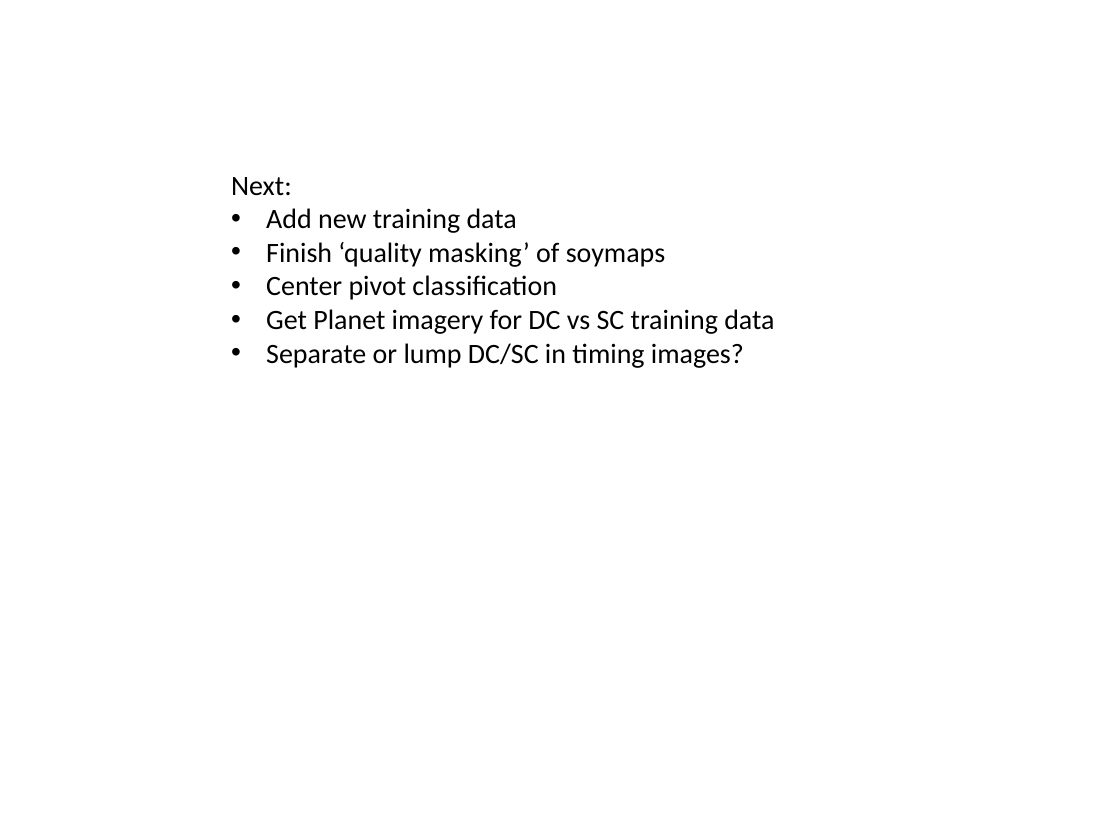
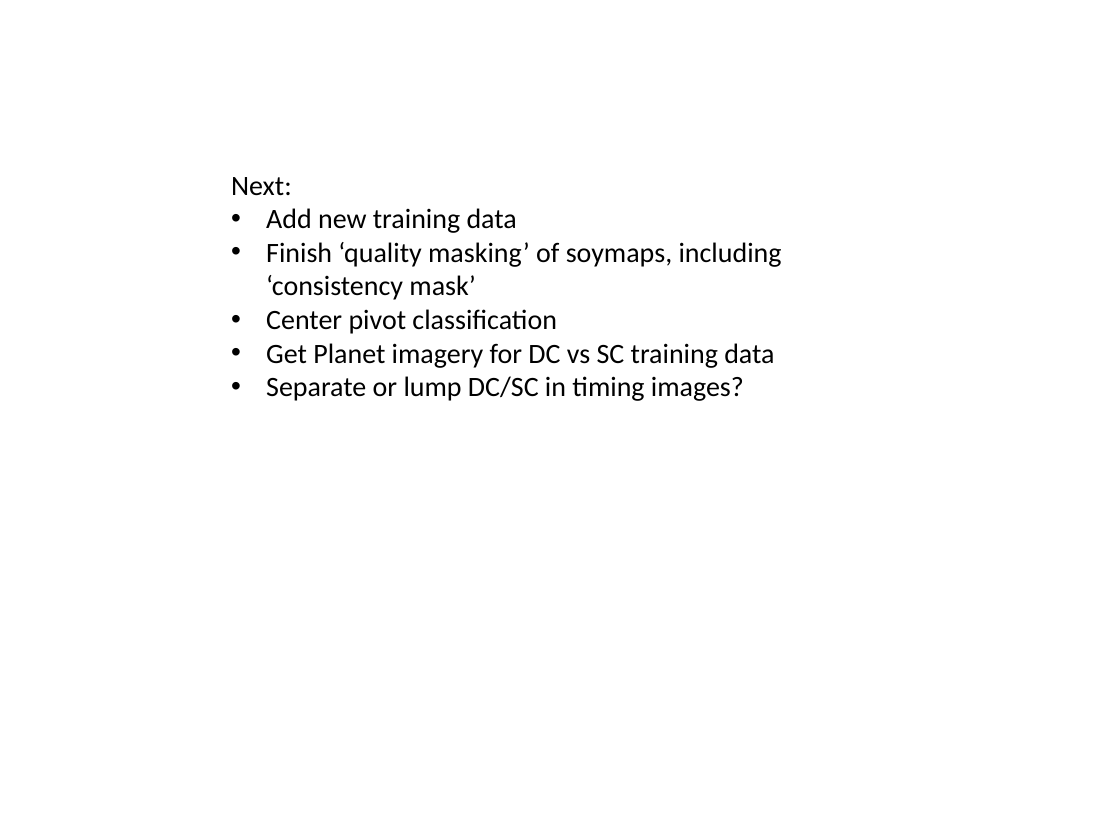
Before and after one commit to minghui-zhang/Meeting, a slide deck: slide 5 of January 19 2019.pptx. Drawn at 1120x840 pixels with LibreOffice and Linux fonts; fonts in the diff are those of the drawing. Boxes give left, top, right and bottom in pixels: in the first picture for what was removed or moved away, otherwise in the second. Text is boxed around its words. In the diff, an @@ line names an element or a change of style, - is before the commit and + after.

```diff
--- a/January 19 2019.pptx
+++ b/January 19 2019.pptx
@@ text at [266, 242, 782, 300]: text changed @@
-• Finish ‘quality masking’ of soymaps
+• Finish ‘quality masking’ of soymaps, including ‘consistency mask’
```
Also in this commit, not shown: 1 other slide changed.
